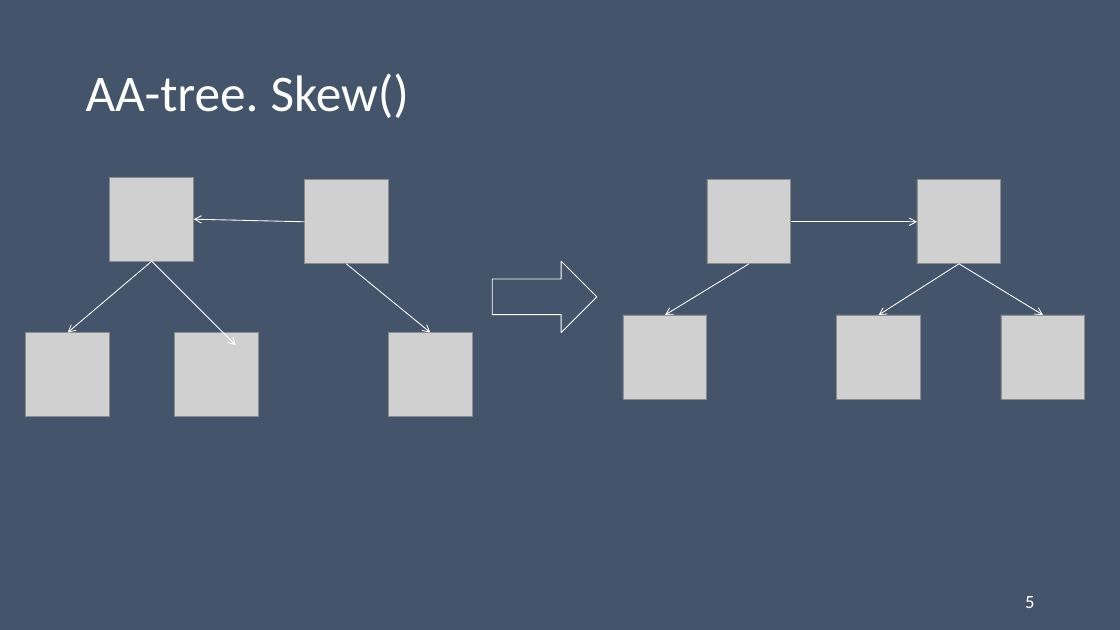
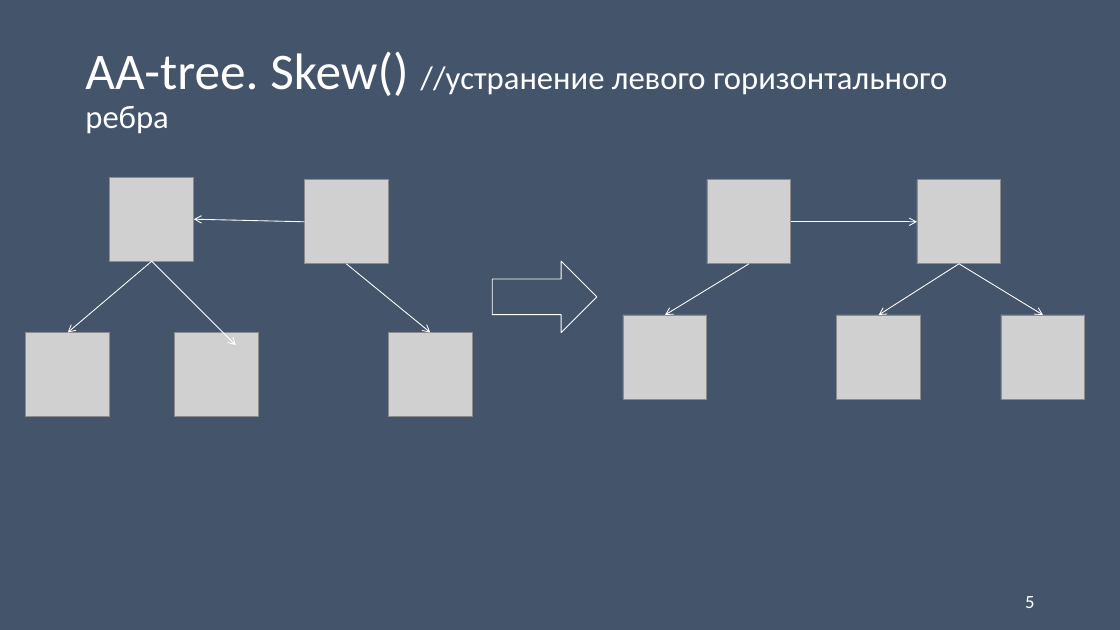
Before and after one commit to Koshkaallmaznaya/algorithms-AA-tree-Splay-tree, a slide deck: slide 5 of Документы/Б9121-09.03.03пикд_Панкратова_презентация.pptx. Drawn at 1120x630 pixels with LibreOffice and Linux fonts; fonts in the diff are those of the drawing; grey boxes stand for pictures. Boxes give left, top, right and bottom in pixels: in the first picture for what was removed or moved away, otherwise in the second. Text is boxed around its words. In the diff, an @@ line names an element or a change of style, - is before the commit and + after.

```diff
--- a/Документы/Б9121-09.03.03пикд_Панкратова_презентация.pptx
+++ b/Документы/Б9121-09.03.03пикд_Панкратова_презентация.pptx
@@ title at (85, 52, 947, 134): text changed; size 44 to 28 pt @@
-AA-tree. Skew()
+AA-tree. Skew() //устранение левого горизонтального ребра
```
Also in this commit, not shown: 9 other slides changed, 4 slides added, 2 slides removed, 4 other files.
